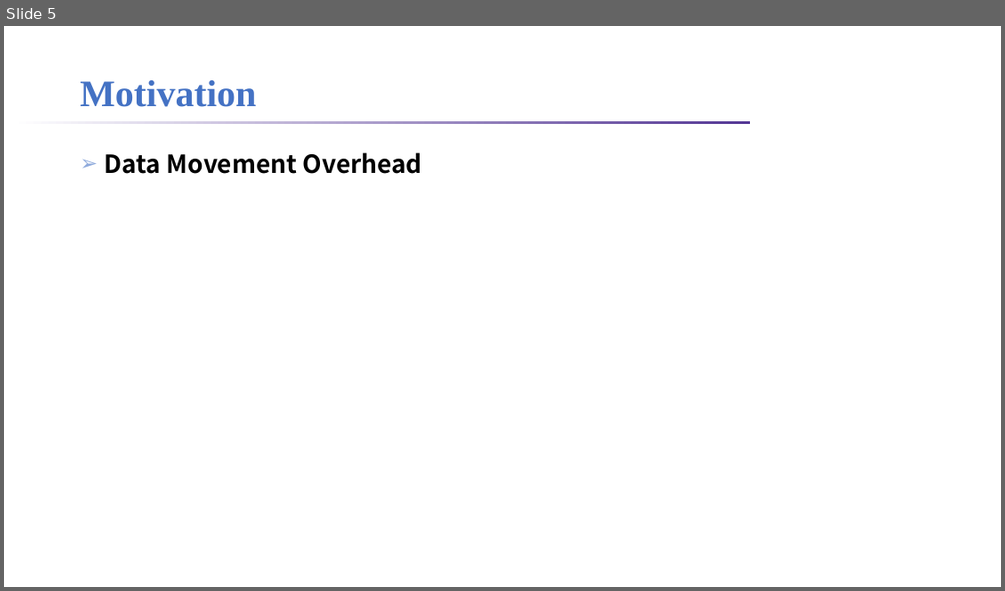
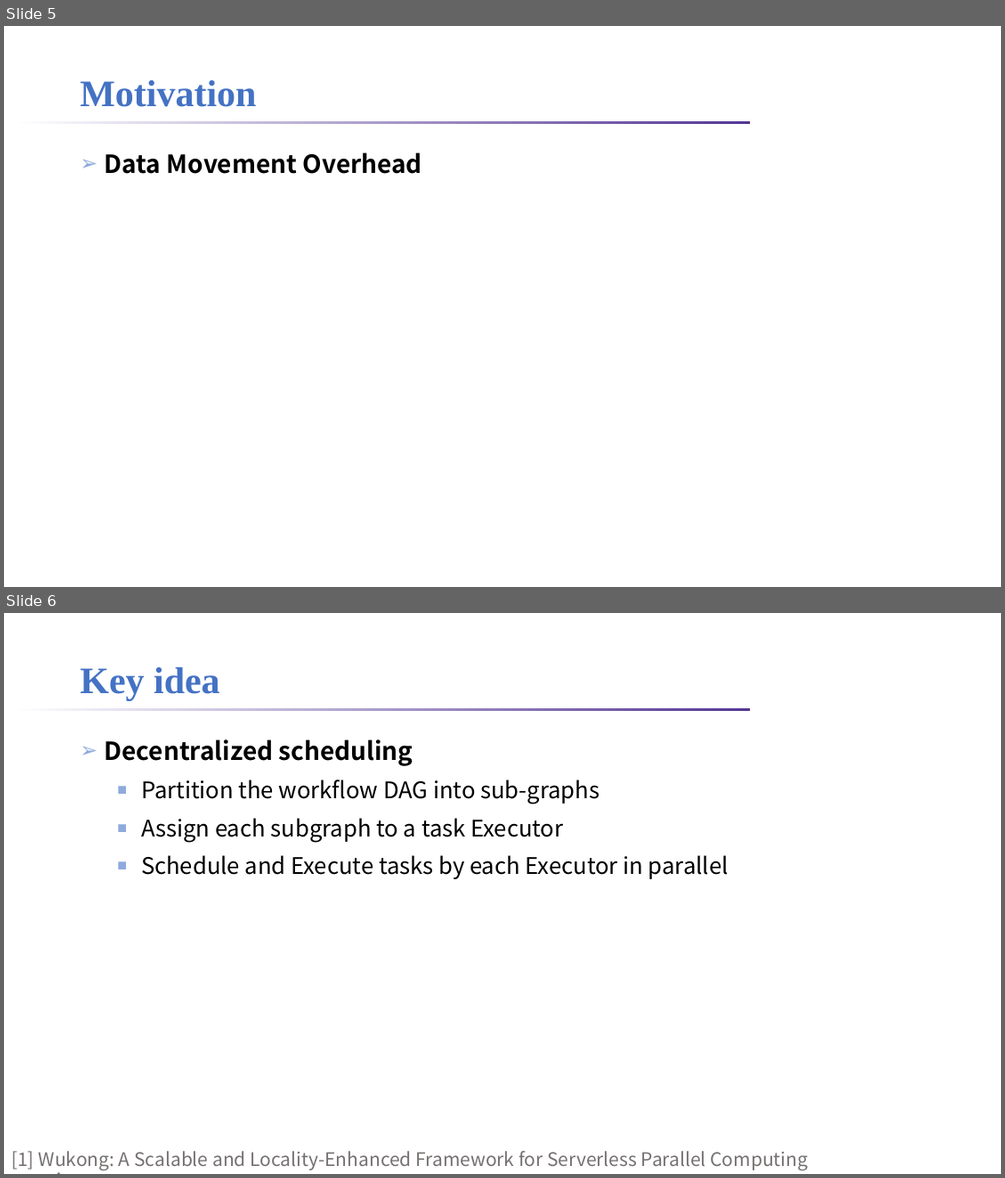
Before and after one commit to lt2000/ADSL, a slide deck: meeting/利用调度解决Serverless的IO时延问题.pptx. Shown one above the other, each under a label of ours: slide 5 before the commit, slides 5 and 6 after it. The pictures are 1005x591 and 1005x1178 pixels, drawn with LibreOffice and Linux fonts; fonts in the diff are those of the drawing; background and template pictures are left out. Boxes give left, top, right and bottom in pixels: in the first picture for what was removed or moved away, otherwise in the second. Text is boxed around its words. In the diff, an @@ line names an element or a change of style, - is before the commit and + after.

```diff
--- a/meeting/利用调度解决Serverless的IO时延问题.pptx
+++ b/meeting/利用调度解决Serverless的IO时延问题.pptx
@@ slide 6 added at (x1=4, y1=613, x2=1001, y2=1174), background #FFFFFF; not listed: 1 template element that a slide beside it also shows @@
@@ title added at (x1=80, y1=667, x2=220, y2=700), 36 pt, text #4472C4, bold @@
+Key idea
@@ text added at (x1=105, y1=739, x2=728, y2=879), 22 pt, text #000000 @@
+➢ Decentralized scheduling
+  ■ Partition the workﬂow DAG into sub-graphs
+  ■ Assign each subgraph to a task Executor
+  ■ Schedule and Execute tasks by each Executor in parallel
@@ text added at (x1=11, y1=1151, x2=809, y2=1170), 18 pt, text #767171 @@
+[1] Wukong: A Scalable and Locality-Enhanced Framework for Serverless Parallel Computing SoCC’20
```
Also in this commit, not shown: 1 slide changed.
